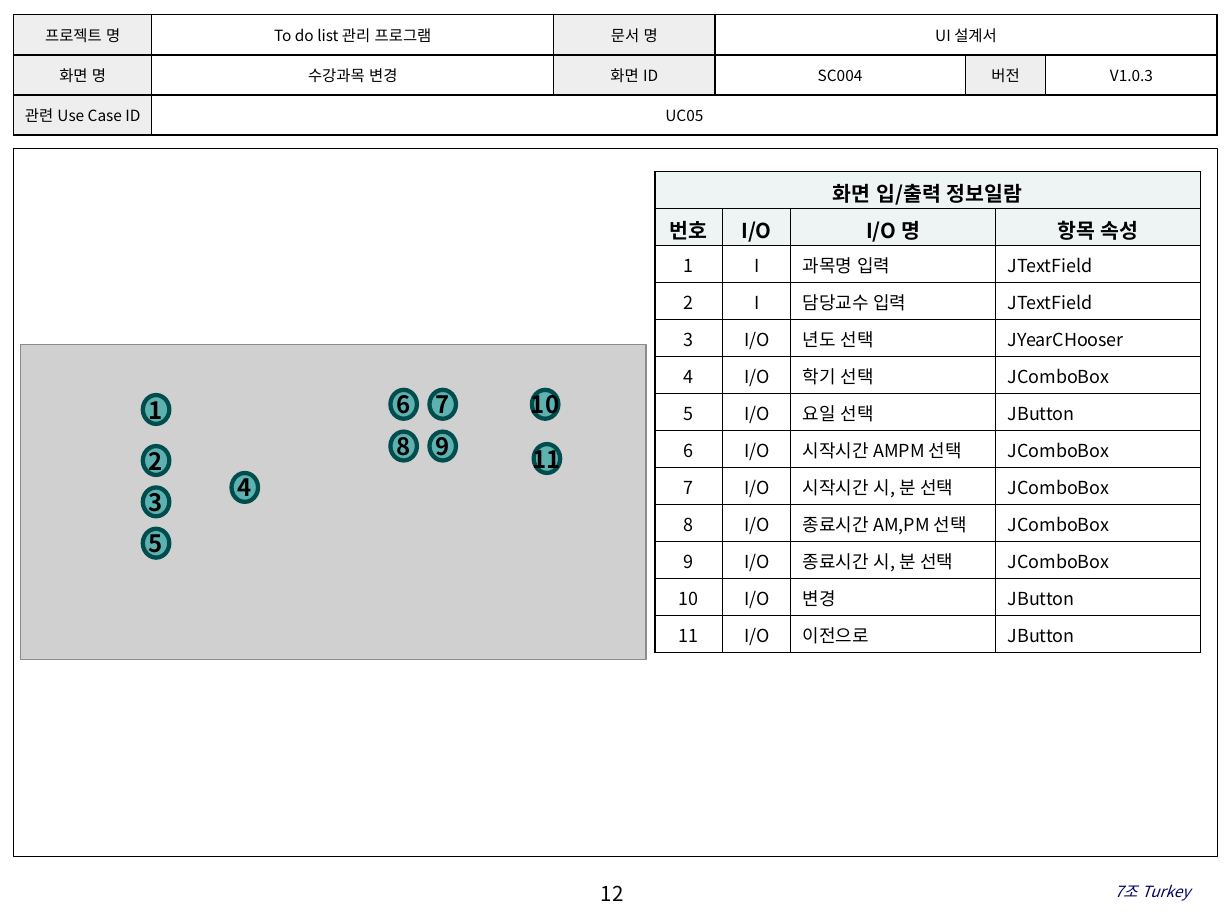
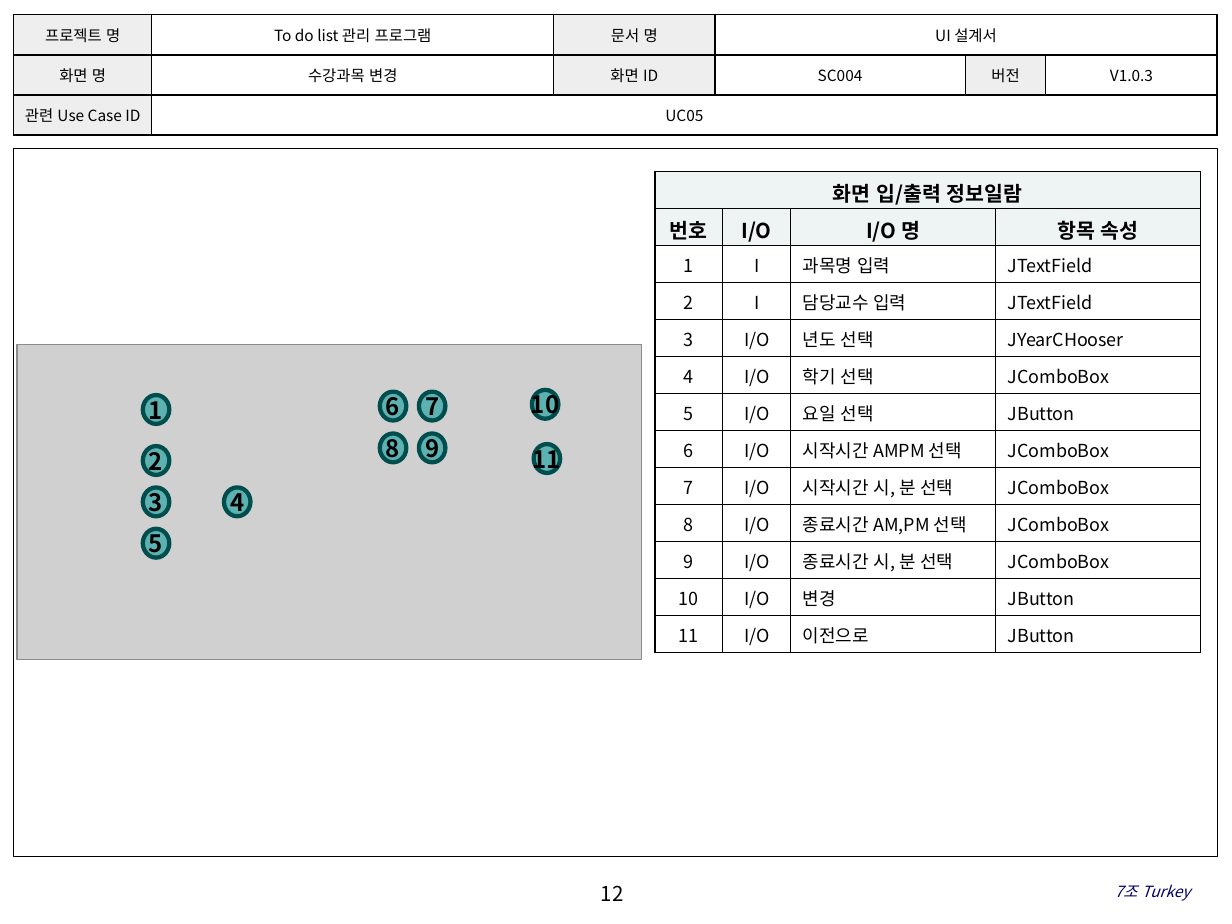
Before and after one commit to SE-admin/7, a slide deck: slide 12 of doc/3_ 설계서/UI Design.pptx. Drawn at 1232x924 pixels with LibreOffice and Linux fonts; fonts in the diff are those of the drawing; grey boxes stand for pictures; background and template pictures are left out. Boxes give left, top, right and bottom in pixels: in the first picture for what was removed or moved away, otherwise in the second. Text is boxed around its words. In the diff, an @@ line names an element or a change of style, - is before the commit and + after.

```diff
--- a/doc/3_ 설계서/UI Design.pptx
+++ b/doc/3_ 설계서/UI Design.pptx
@@ picture: place and size @@
-picture at [21,344,647,659]
+picture at [17,344,642,659]
@@ 4 ellipses: place and size @@
-4 ellipses at [391,389,457,460]
+4 ellipses at [379,392,446,462]
@@ ellipse "4": place and size @@
-ellipse "4" at [232,473,259,501]
+ellipse "4" at [224,488,251,516]
```
Also in this commit, not shown: 13 other slides changed.
